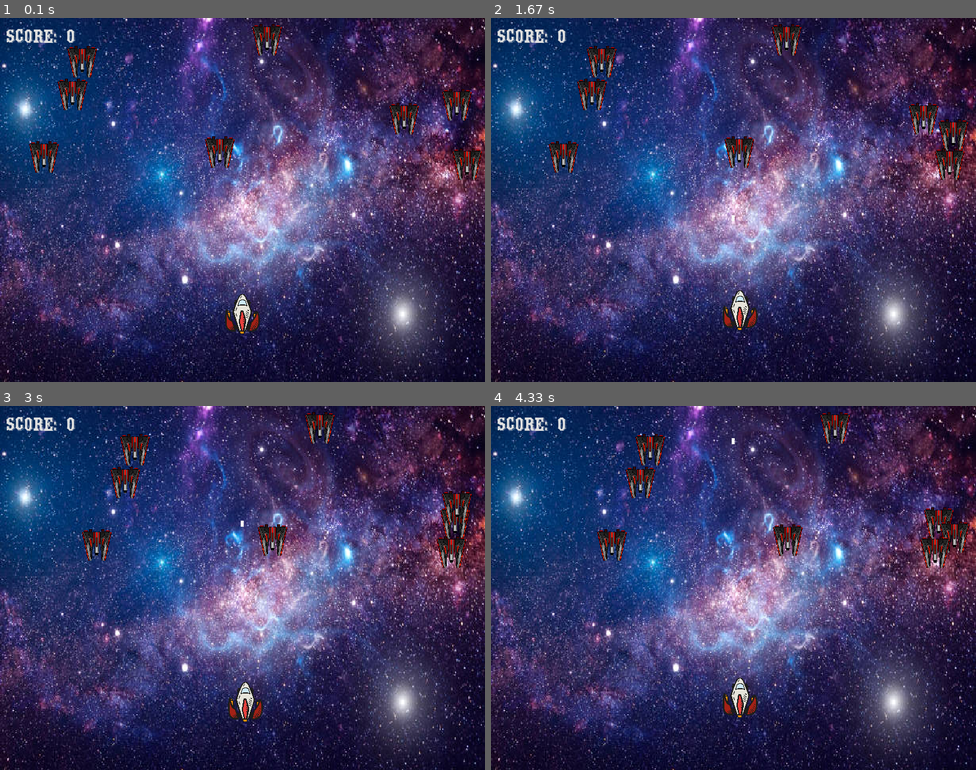
Above: before the commit, frames 1-4 (two rows, left to right).
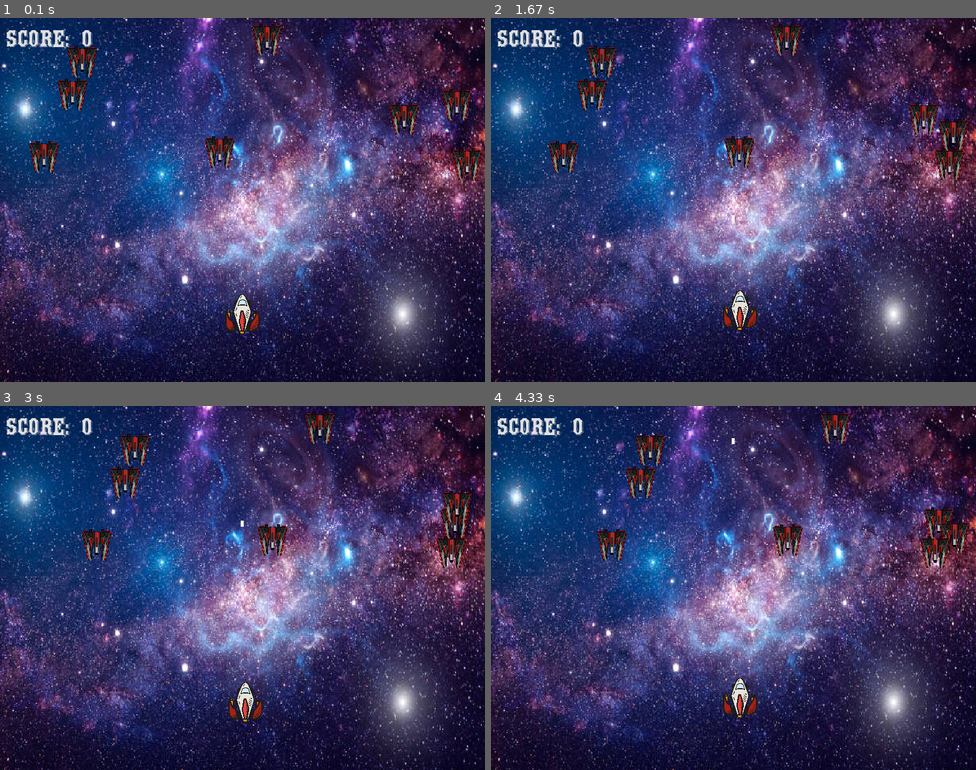
Above: after the commit, the same moments.

Repository: Yohammed18/python-intermediate
Game: pygame game, started from pygame/main.py
Same seed, same stepped clock (60 frames per second), same inputs: the game is played once before the commit and once after it.
Inputs:
- Up to frame 1 (0.1 s): no input
- Up to frame 2 (1.67 s): tap Space at 0.33, 0.73, 1.03, 1.23, 1.57 s; hold Right 0.67-1.13 s; hold Up 1.17-1.47 s; hold Right from 1.5 s (still down)
- Up to frame 3 (3 s): tap Space at 1.87, 2.07, 2.37, 2.63, 2.97 s; release Right at 1.97 s; hold Left 2-2.53 s; hold Down 2.57-2.87 s; hold Left from 2.9 s (still down)
- Up to frame 4 (4.33 s): tap Space at 3.27, 3.4, 3.8, 4.1 s; release Left at 3.3 s; hold Up 3.33-3.7 s; hold Right from 3.73 s (still down)

The runs differ from the first frame. In frame 1, 0.6% of the frame differs, in the area x 1-20%, y 3-8%; in frame 2, 0.6%; in frame 3, 0.6%; in frame 4, 0.6%.

Commit message:
Update the README file with proper documentation to outline each Subject catering to the development of an Intermediate Python Developer.

Diff:
--- a/pygame/main.py
+++ b/pygame/main.py
@@ -152,7 +152,7 @@
 
 # Score variable
 score = 0
-my_font = pygame.font.Font('font\Montague.ttf',32)
+my_font = pygame.font.Font('font\Montague.ttf',40)
 text_x = 10
 text_y = 10
 
@@ -160,6 +160,16 @@
     """show score on the screen"""
     text = my_font.render(f'Score: {score}', True, (224,224,224))
     screen.blit(text, (x,y))
+
+# end of game text
+end_font = pygame.font.Font('font\Broad_Casting.ttf', 80)
+
+def final_text():
+    my_final_font = end_font.render('GAME OVER', True, (255,255,255))
+    screen.blit(my_final_font, (200,200))
+
+
+
 
 #  set game loop
 while is_running:
@@ -218,6 +228,14 @@
 
      # Modify enemy location
     for enem in range(number_of_enemies):
+        # end of game
+        if enemy_y[enem] > 500:
+            for k in range(number_of_enemies):
+                enemy_y[k] = 1000
+
+            final_text()
+            break
+
         enemy_x[enem]+= enemy_x_change[enem]
         # set enemy position
         # enemy_x_change, enemy_y = x_axis_enemy_movement(enemy_x, enemy_x_change, enemy_y, enemy_x_change)
Not shown, changed: README.md
